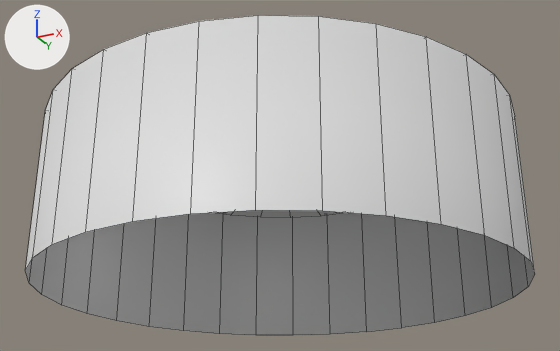
The Blender file datas/meshes/ball.blend as it was, and as the next commit left it.
Both versions are drawn from a 50 mm camera at (0.421, -0.842, -0.226) aimed at (0.008, -0.016, 0.146). The lights are fixed; the arrows at upper left show +X, +Y and +Z. Mesh edges are drawn as thin lines.

The older version as bpy lines, for what is in view:
```python
me_circle = bpy.data.meshes.new('Circle')
me_circle.from_pydata(...)  # 128 vertices, 96 faces; spans x -0.3..0.3, y -0.3..0.3, z 0.0..0.2
me_circle.polygons.foreach_set('use_smooth', [True] * 96)
me_circle_001 = bpy.data.meshes.new('Circle.001')
me_circle_001.from_pydata(...)  # 33 vertices, 32 faces; spans x -0.25..0.25, y -0.25..0.25, z 0.18
ob_0_ball_box = bpy.data.objects.new('0-ball-box', me_circle)
ob_0_ball_box.location = (0.0, 0.0, 0.0)
ob_1_ball_top = bpy.data.objects.new('1-ball-top', me_circle_001)
ob_1_ball_top.location = (0.0, 0.0, 0.0)
```
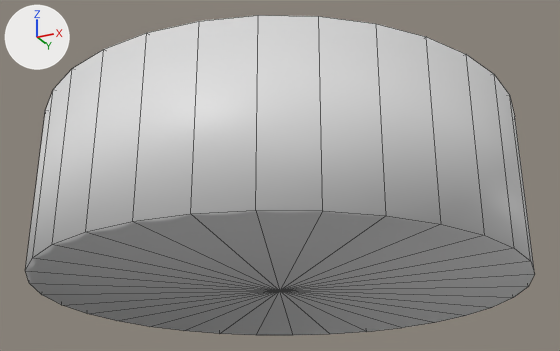
Commit message: Add Ball bottom (so fall is cool !)

Location of each change, (x1, y1, x2, y2) in pixels of the pictures (560 x 351 px):
part 1 of me_circle, added
    after: (26, 210, 535, 335)

The change, as a list of edits to the scene's bpy script:
```text
Change me_circle:
    used by ob_0_ball_box; location = (0.0, 0.0, 0.0)
    remove me_circle.from_pydata(...)  # 128 vertices, 96 faces; spans x -0.3..0.3, y -0.3..0.3, z 0.0..0.2
    add me_circle.from_pydata(...)  # 129 vertices, 128 faces; spans x -0.3..0.3, y -0.3..0.3, z 0.0..0.2
    me_circle part 1
    1 vertex is added at (0.0, 0.0, 0.0)
    32 new faces join them
```
